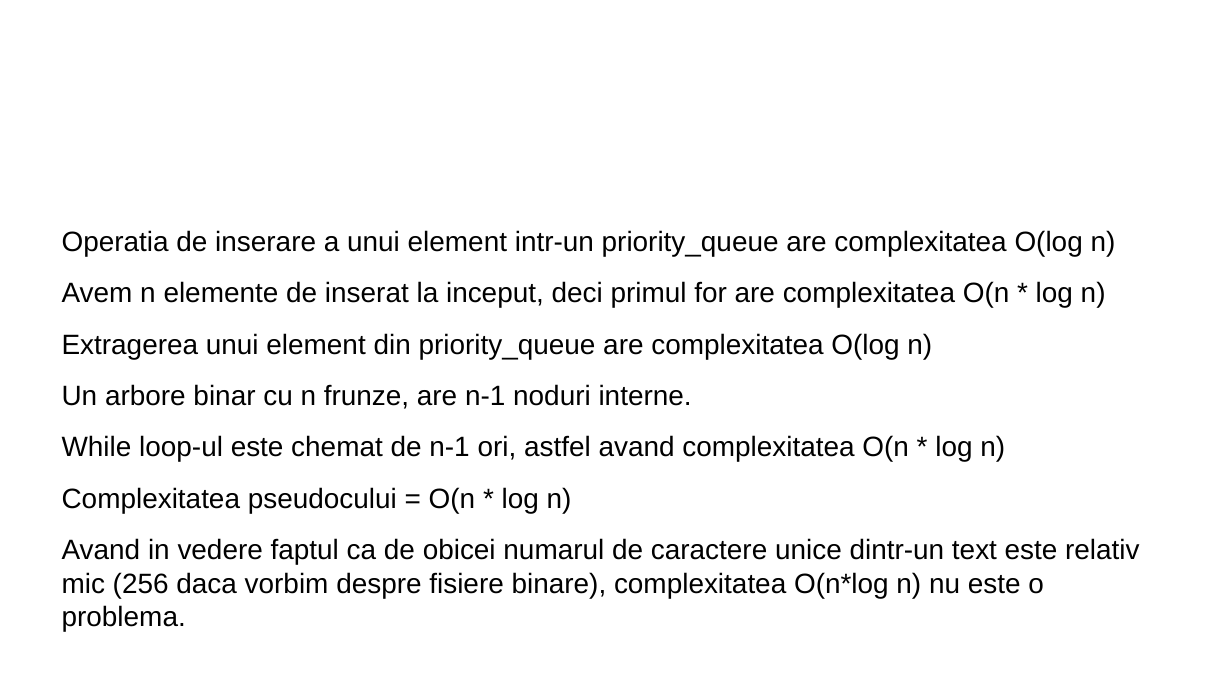
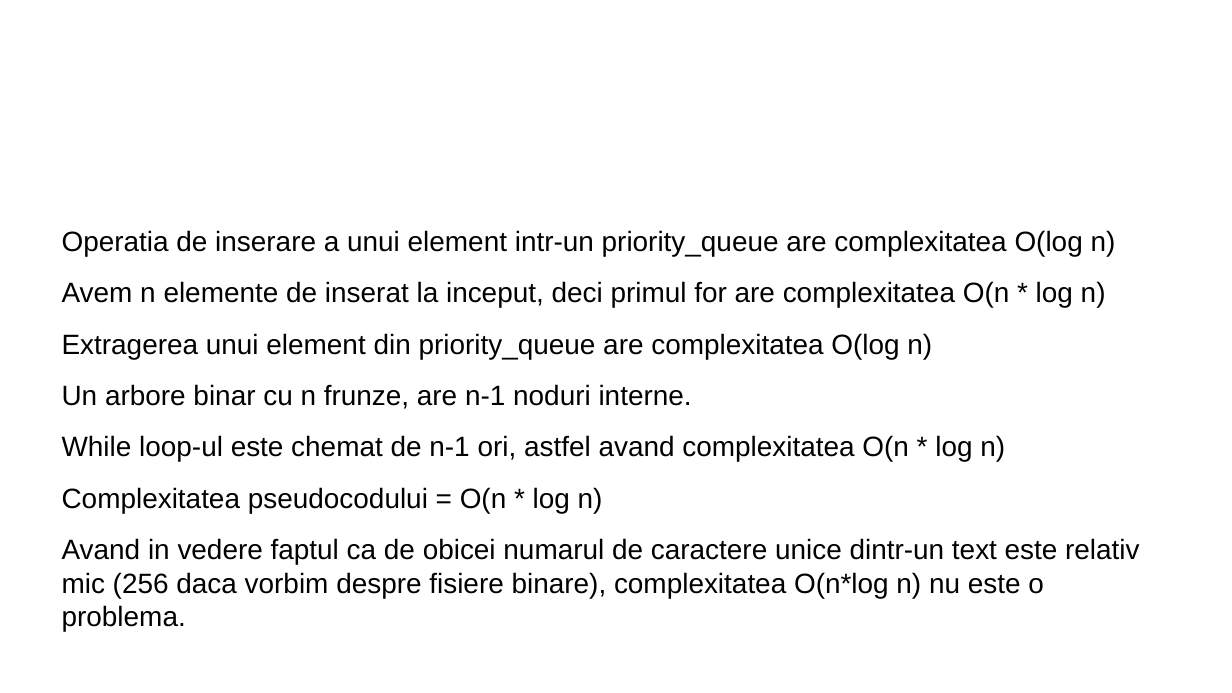
Before and after one commit to zeroblitz36/HuffmanEncoder, a slide deck: slide 6 of prezentare_huffman.odp. Drawn at 1232x693 pixels with LibreOffice and Linux fonts; fonts in the diff are those of the drawing; background and template pictures are left out. Boxes give left, top, right and bottom in pixels: in the first picture for what was removed or moved away, otherwise in the second. Text is boxed around its words. In the diff, an @@ line names an element or a change of style, - is before the commit and + after.

Commit message:
fixed some typos

```diff
--- a/prezentare_huffman.odp
+++ b/prezentare_huffman.odp
@@ text at [62,487,603,513]: text changed @@
-Complexitatea pseudocului = O(n * log n)
+Complexitatea pseudocodului = O(n * log n)
```
Also in this commit, not shown: 4 other slides changed.
